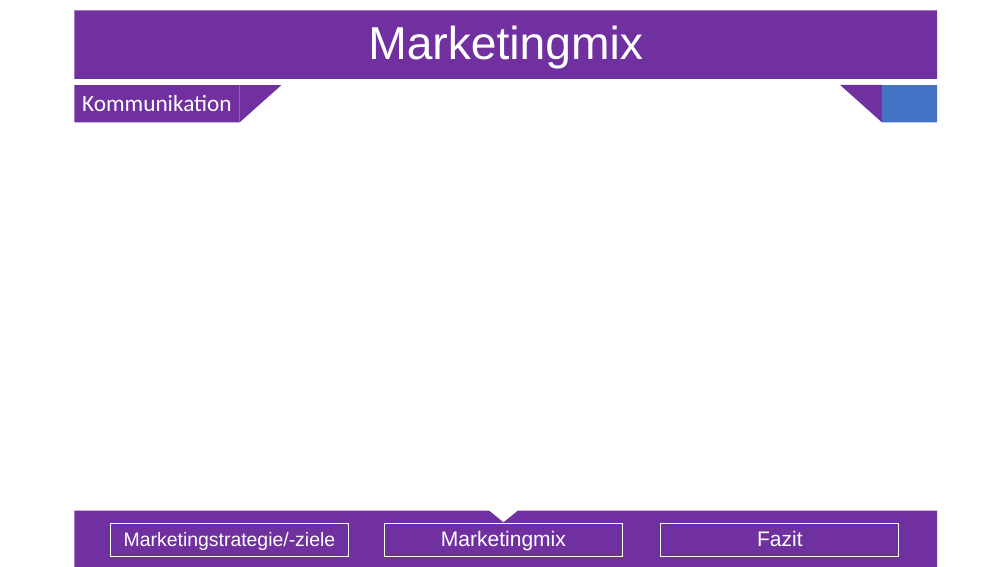
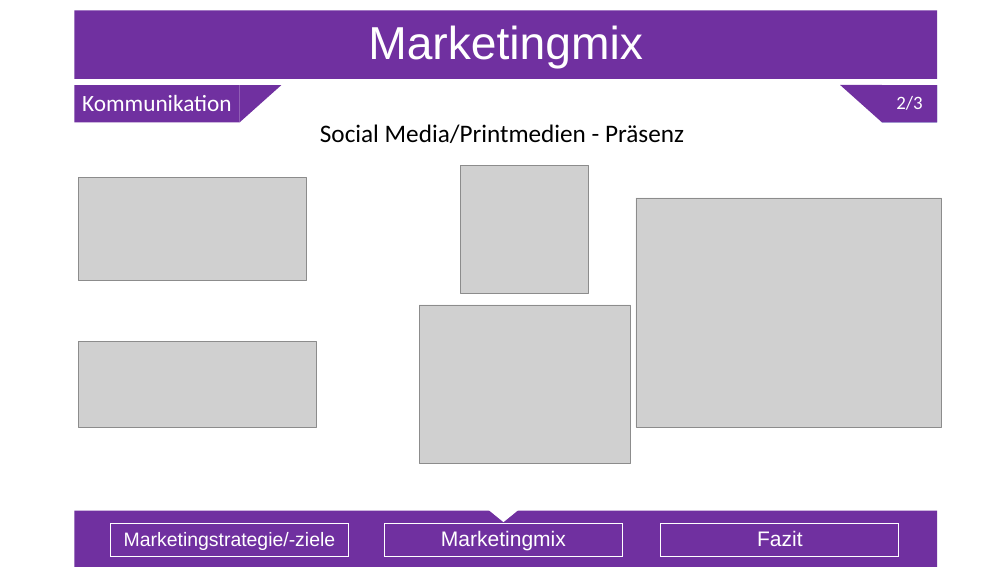
Before and after one commit to Sl0thking/mp_gproz_scrumiverse, a slide deck: slide 23 of 5_Präsentation/Projektpräsentation.pptx (slide 15 before the commit). Drawn at 1008x567 pixels with LibreOffice and Linux fonts; fonts in the diff are those of the drawing; grey boxes stand for pictures. Boxes give left, top, right and bottom in pixels: in the first picture for what was removed or moved away, otherwise in the second. Text is boxed around its words. In the diff, an @@ line names an element or a change of style, - is before the commit and + after.

```diff
--- a/5_Präsentation/Projektpräsentation.pptx
+++ b/5_Präsentation/Projektpräsentation.pptx
@@ text added at box(882, 85, 938, 123), fill #7030A0, 18 pt, text #FFFFFF @@
+2/3
@@ text added at box(320, 124, 684, 143), 24 pt, text #000000 @@
+Social Media/Printmedien - Präsenz
@@ picture added at box(79, 178, 307, 281) @@
@@ picture added at box(461, 165, 589, 293) @@
@@ picture added at box(636, 198, 941, 427) @@
@@ picture added at box(419, 305, 631, 464) @@
@@ picture added at box(79, 342, 317, 427) @@
```
Also in this commit, not shown: 12 other slides changed, 10 slides added, 1 slide removed, 1 other file.
